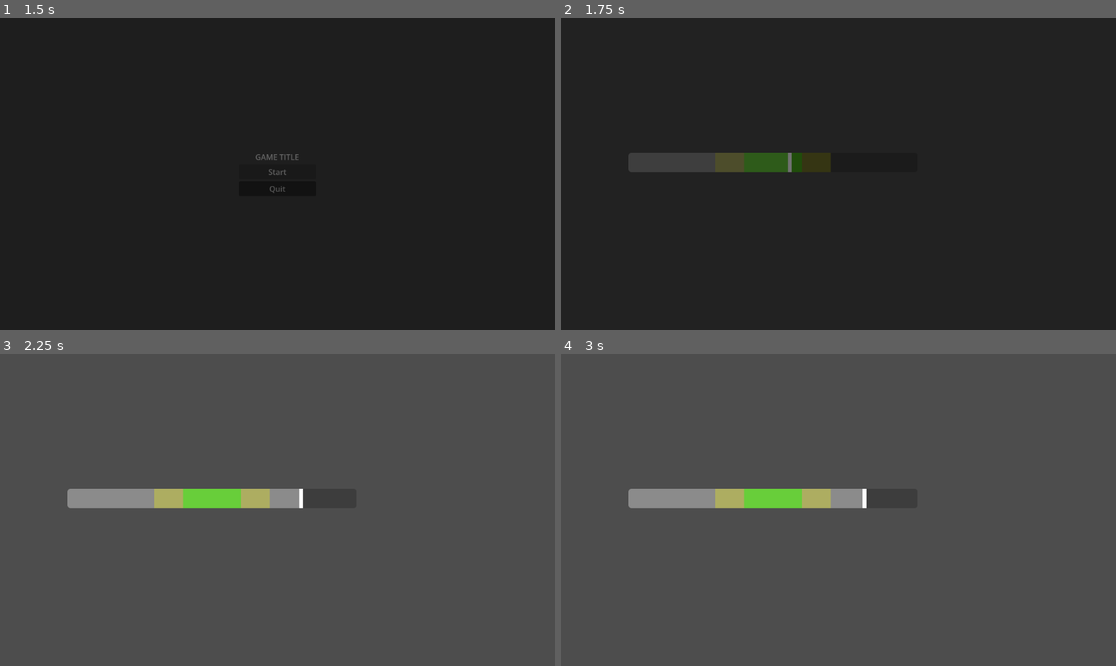
Above: before the commit, frames 1-4 (two rows, left to right).
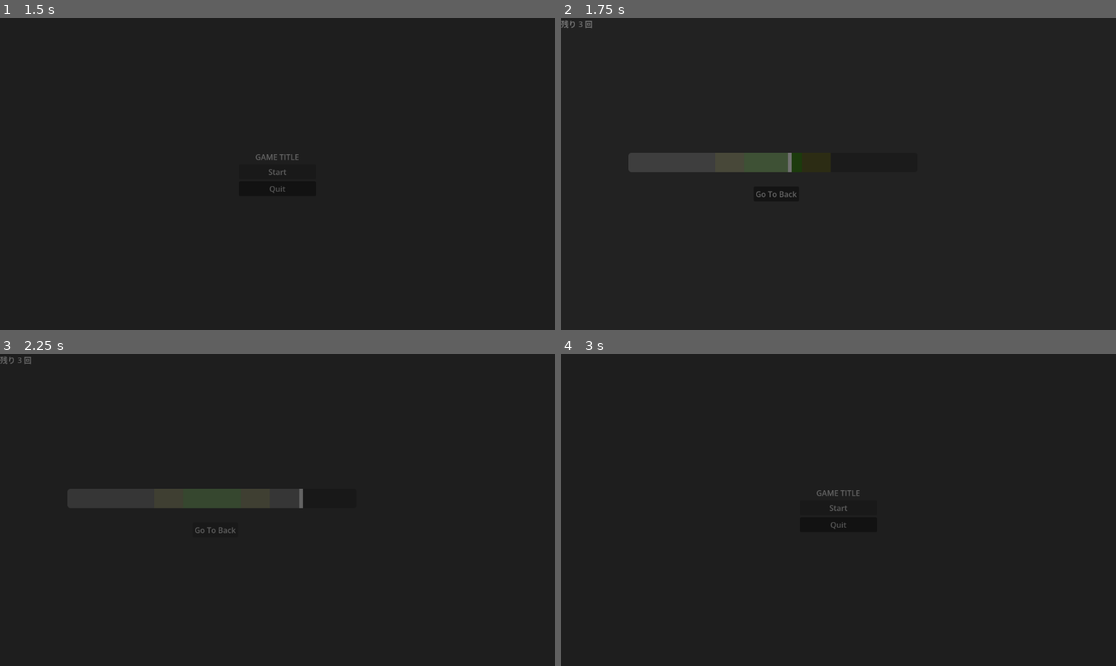
Above: after the commit, the same moments.

Repository: koichini/godot-lab-timing
Game: Godot game, scene res://scenes/Main.tscn
Two runs of this game, one before a commit and one after it. Both use one fixed random seed, a clock stepped at 60 frames per second and the inputs below.
Inputs (mouse positions are in pixels of both pictures, inside the frame that each line leads up to):
- Up to frame 1 (1.5 s): click "Start" at 0.5 s; click "Start" at 1.25 s
- Up to frame 2 (1.75 s): no input
- Up to frame 3 (2.25 s): click (216, 528) at 2 s, where only the run after the commit has a clickable "Go To Back"
- Up to frame 4 (3 s): click (838, 506) at 2.75 s, where only the run after the commit has a clickable "Start"

Frame 1 is identical in both runs. In frame 2, 0.6% of the frame differs, in the area x 0-43%, y 0-58%; in frame 3, 100%; in frame 4, 100%, in the area x 0-100%, y 0-100%.
Error before the commit: Invalid call. Nonexistent function 'is_action_just_pressed' in base 'InputEventMouseMotion'. (res://scripts/game_screen.gd:32)

Commit message:
feat: add 3-try game loop with score tracking and result screen
Co-Authored-By: Claude Sonnet 4.6 <noreply@anthropic.com>

Diff:
--- a/scenes/GameScreen.tscn
+++ b/scenes/GameScreen.tscn
@@ -21,7 +21,30 @@
 
 [node name="UI" type="CanvasLayer" parent="." unique_id=743189188]
 
-[node name="Bar" type="ProgressBar" parent="UI" unique_id=1943631966]
+[node name="GameUI" type="Control" parent="UI" unique_id=1007539682]
+layout_mode = 3
+anchors_preset = 0
+offset_right = 40.0
+offset_bottom = 40.0
+
+[node name="ZoneGood" type="ColorRect" parent="UI/GameUI" unique_id=347733956]
+layout_mode = 0
+offset_left = 320.0
+offset_top = 280.0
+offset_right = 560.0
+offset_bottom = 320.0
+color = Color(1, 1, 0, 0.3)
+
+[node name="ZonePerfect" type="ColorRect" parent="UI/GameUI" unique_id=172864560]
+layout_mode = 0
+offset_left = 380.0
+offset_top = 280.0
+offset_right = 500.0
+offset_bottom = 320.0
+color = Color(0, 1, 0, 0.4)
+
+[node name="Bar" type="ProgressBar" parent="UI/GameUI" unique_id=1943631966]
+layout_mode = 0
 offset_left = 140.0
 offset_top = 280.0
 offset_right = 740.0
@@ -30,29 +53,43 @@
 value = 300.0
 show_percentage = false
 
-[node name="JudgeLabel" type="Label" parent="UI" unique_id=1655840286]
+[node name="Marker" type="ColorRect" parent="UI/GameUI" unique_id=142175555]
+layout_mode = 0
+offset_left = 140.0
+offset_top = 280.0
+offset_right = 148.0
+offset_bottom = 320.0
+
+[node name="JudgeLabel" type="Label" parent="UI/GameUI" unique_id=1655840286]
+layout_mode = 0
 offset_left = 140.0
 offset_top = 330.0
 offset_right = 740.0
 offset_bottom = 390.0
 horizontal_alignment = 1
 
-[node name="ZoneGood" type="ColorRect" parent="UI" unique_id=347733956]
-offset_left = 320.0
-offset_top = 280.0
-offset_right = 560.0
-offset_bottom = 320.0
-color = Color(1, 1, 0, 0.3)
+[node name="CountLabel" type="Label" parent="UI/GameUI" unique_id=2057452807]
+layout_mode = 0
+offset_right = 40.0
+offset_bottom = 23.0
 
-[node name="ZonePerfect" type="ColorRect" parent="UI" unique_id=172864560]
-offset_left = 380.0
-offset_top = 280.0
-offset_right = 500.0
-offset_bottom = 320.0
-color = Color(0, 1, 0, 0.4)
+[node name="ResultUI" type="Control" parent="UI" unique_id=1104824655]
+layout_mode = 3
+anchors_preset = 0
+offset_right = 40.0
+offset_bottom = 40.0
 
-[node name="Marker" type="ColorRect" parent="UI" unique_id=142175555]
-offset_left = 140.0
-offset_top = 280.0
-offset_right = 148.0
-offset_bottom = 320.0
+[node name="ScoreLabel" type="Label" parent="UI/ResultUI" unique_id=350147996]
+layout_mode = 0
+offset_right = 40.0
+offset_bottom = 23.0
+
+[node name="BackButton" type="Button" parent="UI/ResultUI" unique_id=2138963337]
+layout_mode = 0
+offset_left = 400.0
+offset_top = 350.0
+offset_right = 494.0
+offset_bottom = 381.0
+text = "Go To Back"
+
+[connection signal="pressed" from="UI/ResultUI/BackButton" to="." method="_on_back_button_pressed"]
--- a/scripts/game_screen.gd
+++ b/scripts/game_screen.gd
@@ -5,41 +5,72 @@
 const CENTER := BAR_WIDTH / 2.0
 const PERFECT_RANGE := 60.0
 const GOOD_RANGE := 120.0
+const MAX_TRIES := 3
 
-var _pos := 300.0		# 現在位置
-var _direction := 1.0	# 移動方向
+var _pos := 300.0
+var _direction := 1.0
+var _tries_left := MAX_TRIES
+var _is_result := false
 
-@onready var _bar: ProgressBar = $UI/Bar
-@onready var _marker: ColorRect = $UI/Marker
-@onready var _judge_label: Label = $UI/JudgeLabel
+@onready var _bar: ProgressBar = $UI/GameUI/Bar
+@onready var _marker: ColorRect = $UI/GameUI/Marker
+@onready var _judge_label: Label = $UI/GameUI/JudgeLabel
+@onready var _count_label: Label = $UI/GameUI/CountLabel
+@onready var _game_ui: Control = $UI/GameUI
+@onready var _result_ui: Control = $UI/ResultUI
+@onready var _score_label: Label = $UI/ResultUI/ScoreLabel
+
+func _ready() -> void:
+	GameState.reset()
+	_count_label.text = "残り %d 回" % _tries_left
 
 func _process(delta: float) -> void:
+	if _is_result:
+		return
 	_pos += SPEED * _direction * delta
-
 	if _pos >= BAR_WIDTH:
 		_pos = BAR_WIDTH
 		_direction = -1.0
 	elif _pos <= 0.0:
-		_pos = 0
+		_pos = 0.0
 		_direction = 1.0
-
 	_bar.value = _pos
 	_marker.position.x = _bar.position.x + _pos - _marker.size.x / 2.0
 
 func _input(event: InputEvent) -> void:
 	if event.is_action_pressed("ui_cancel"):
 		SceneManager.change_scene("res://scenes/TitleScreen.tscn")
-	if event.is_action_just_pressed("ui_accept"):
+		return
+	if not _is_result and event.is_action_pressed("ui_accept"):
 		_judge()
 
 func _judge() -> void:
 	var dist := absf(_pos - CENTER)
+	var points := 0
 	if dist <= PERFECT_RANGE:
 		_judge_label.text = "PERFECT!"
 		_judge_label.modulate = Color.GREEN
+		points = 100
 	elif dist <= GOOD_RANGE:
-		_judge_label.text = "GOOD!"
+		_judge_label.text = "GOOD"
 		_judge_label.modulate = Color.YELLOW
+		points = 50
 	else:
 		_judge_label.text = "MISS..."
 		_judge_label.modulate = Color.RED
+
+	GameState.score += points
+	_tries_left -= 1
+	_count_label.text = "残り %d 回" % _tries_left
+
+	if _tries_left <= 0:
+		_show_result()
+
+func _show_result() -> void:
+	_is_result = true
+	_game_ui.visible = false
+	_result_ui.visible = true
+	_score_label.text = "スコア: %d / %d" % [GameState.score, MAX_TRIES * 100]
+
+func _on_back_button_pressed() -> void:
+	SceneManager.change_scene("res://scenes/TitleScreen.tscn")
